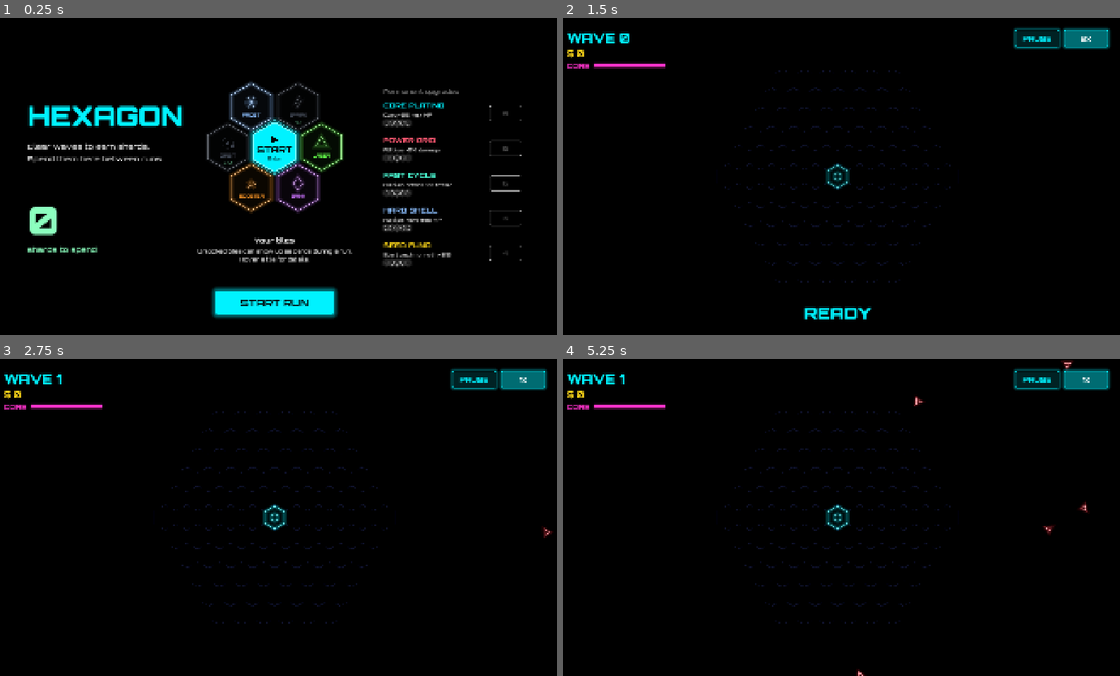
Above: before the commit, frames 1-4 (two rows, left to right).
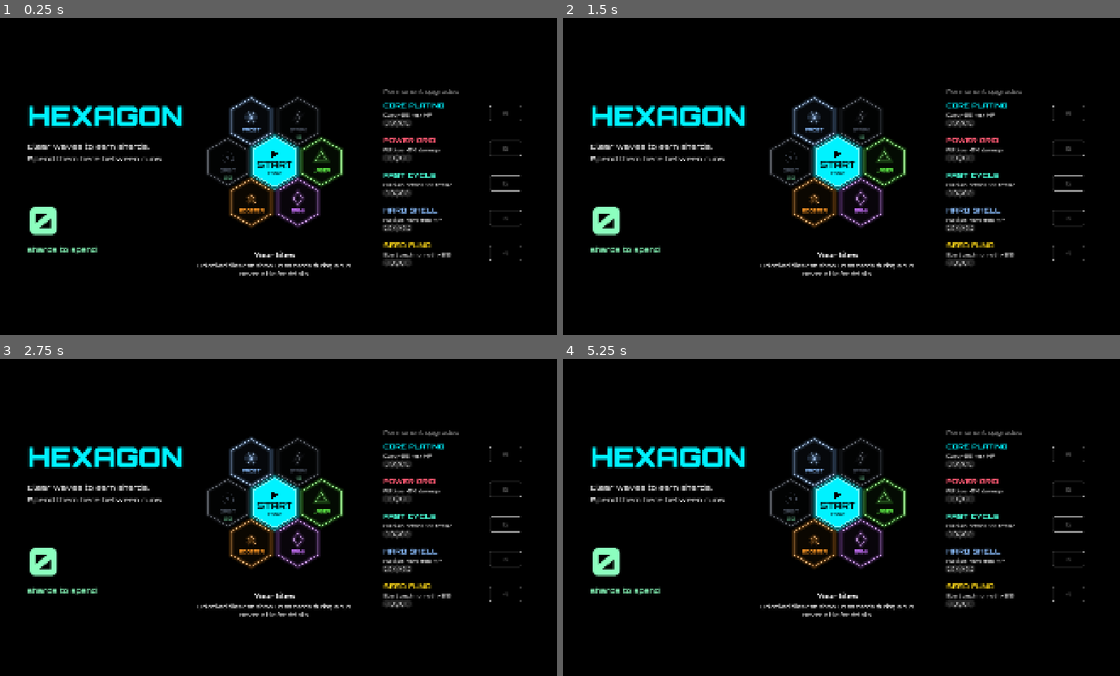
Above: after the commit, the same moments.

Repository: seoyeonwoo11/hexagon
Game: Godot game, scene res://scenes/main.tscn
The game is run twice, just before and just after one commit, with the same random seed, the same clock (stepped at 60 frames per second) and the same inputs.
Inputs (mouse positions are in pixels of both pictures, inside the frame that each line leads up to):
- Up to frame 1 (0.25 s): no input
- Up to frame 2 (1.5 s): click (835, 303) at 0.5 s, where only the run before the commit has a clickable "START RUN"; click "1x" at 1.25 s
- Up to frame 3 (2.75 s): click (523, 378) at 2 s, where only the run before the commit has a clickable "2x"
- Up to frame 4 (5.25 s): click "1x" at 2.75 s; click (1086, 378) at 3.5 s, where only the run before the commit has a clickable "2x"; click "1x" at 4.25 s; click (1086, 378) at 5 s, where only the run before the commit has a clickable "2x"

The runs differ from the first frame. In frame 1, 7.4% of the frame differs, in the area x 35-64%, y 20-95%; in frame 2, 11%, in the area x 0-99%, y 3-96%; in frame 3, 11%; in frame 4, 11%.

Commit message:
시작 화면 하단 START RUN 버튼 제거
Co-Authored-By: Claude Opus 5.5 <noreply@anthropic.com>
Claude-Session: https://claude.ai/code/session_01FxD1R6gogt5cwBiW2ee9Dt

Diff:
--- a/scripts/shop.gd
+++ b/scripts/shop.gd
@@ -124,8 +124,8 @@
 	_honeycomb.set_anchors_preset(Control.PRESET_CENTER)
 	_honeycomb.offset_left = -300
 	_honeycomb.offset_right = 300
-	_honeycomb.offset_top = -380
-	_honeycomb.offset_bottom = 180
+	_honeycomb.offset_top = -330
+	_honeycomb.offset_bottom = 230
 	_honeycomb.start_pressed.connect(func() -> void: start_pressed.emit())
 	_honeycomb.tile_clicked.connect(_on_tile_clicked)
 	_honeycomb.hover_changed.connect(_show_caption)
@@ -135,8 +135,8 @@
 	cap.set_anchors_preset(Control.PRESET_CENTER)
 	cap.offset_left = -300
 	cap.offset_right = 300
-	cap.offset_top = 200
-	cap.offset_bottom = 330
+	cap.offset_top = 250
+	cap.offset_bottom = 400
 	cap.add_theme_constant_override("separation", 8)
 	parent.add_child(cap)
 	_caption_title = Hud.make_label(Color.WHITE, 26, 800)
@@ -146,29 +146,6 @@
 		l.horizontal_alignment = HORIZONTAL_ALIGNMENT_CENTER
 		cap.add_child(l)
 
-	var start := Hud.make_neon_button("START RUN", Hud.NEON_CYAN)
-	start.set_anchors_preset(Control.PRESET_CENTER_BOTTOM)
-	start.offset_left = -200
-	start.offset_right = 200
-	start.offset_top = -150
-	start.offset_bottom = -70
-	start.add_theme_font_size_override("font_size", 34)
-	var filled := StyleBoxFlat.new()
-	filled.bg_color = Hud.NEON_CYAN
-	filled.set_corner_radius_all(6)
-	filled.shadow_color = Color(Hud.NEON_CYAN, 0.5)
-	filled.shadow_size = 18
-	var filled_hover := filled.duplicate() as StyleBoxFlat
-	filled_hover.bg_color = Hud.NEON_CYAN.lightened(0.35)
-	start.add_theme_stylebox_override("normal", filled)
-	start.add_theme_stylebox_override("hover", filled_hover)
-	start.add_theme_stylebox_override("pressed", filled_hover)
-	for key in ["font_color", "font_hover_color", "font_pressed_color"]:
-		start.add_theme_color_override(key, Color.BLACK)
-	start.mouse_default_cursor_shape = Control.CURSOR_POINTING_HAND
-	start.pressed.connect(func() -> void: start_pressed.emit())
-	parent.add_child(start)
-
 
 func _on_tile_clicked(kind: String) -> void:
 	if Meta.buy_tile(kind):
@@ -182,7 +159,7 @@
 	if kind == "":
 		_caption_title.text = "Start a run"
 		_set_color(_caption_title, Hud.NEON_CYAN)
-		_caption_body.text = "Click here, the START RUN button, or press Enter."
+		_caption_body.text = "Click the core or press Enter."
 		return
 	if kind == "none":
 		_caption_title.text = "Your tiles"
